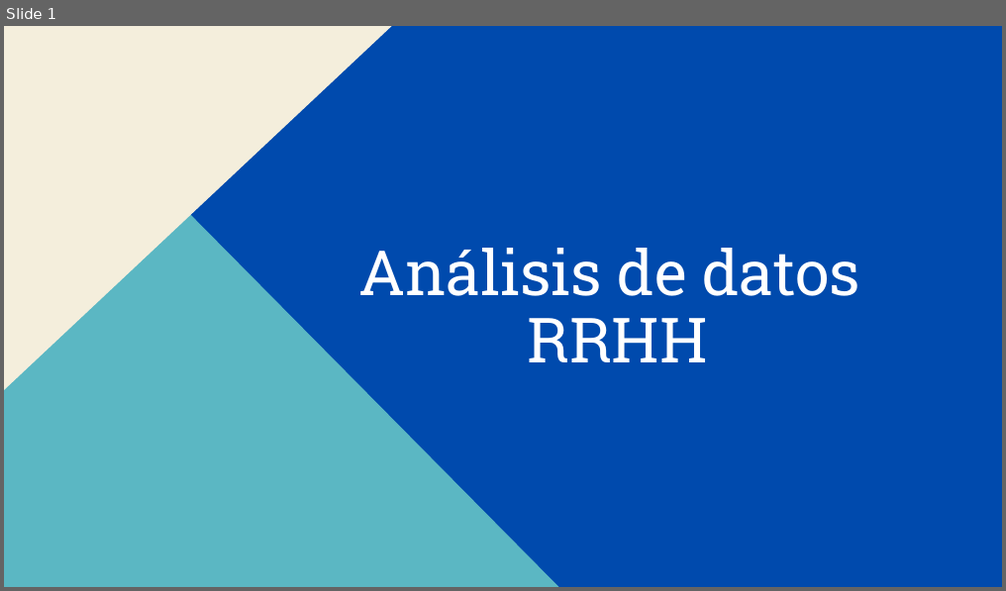
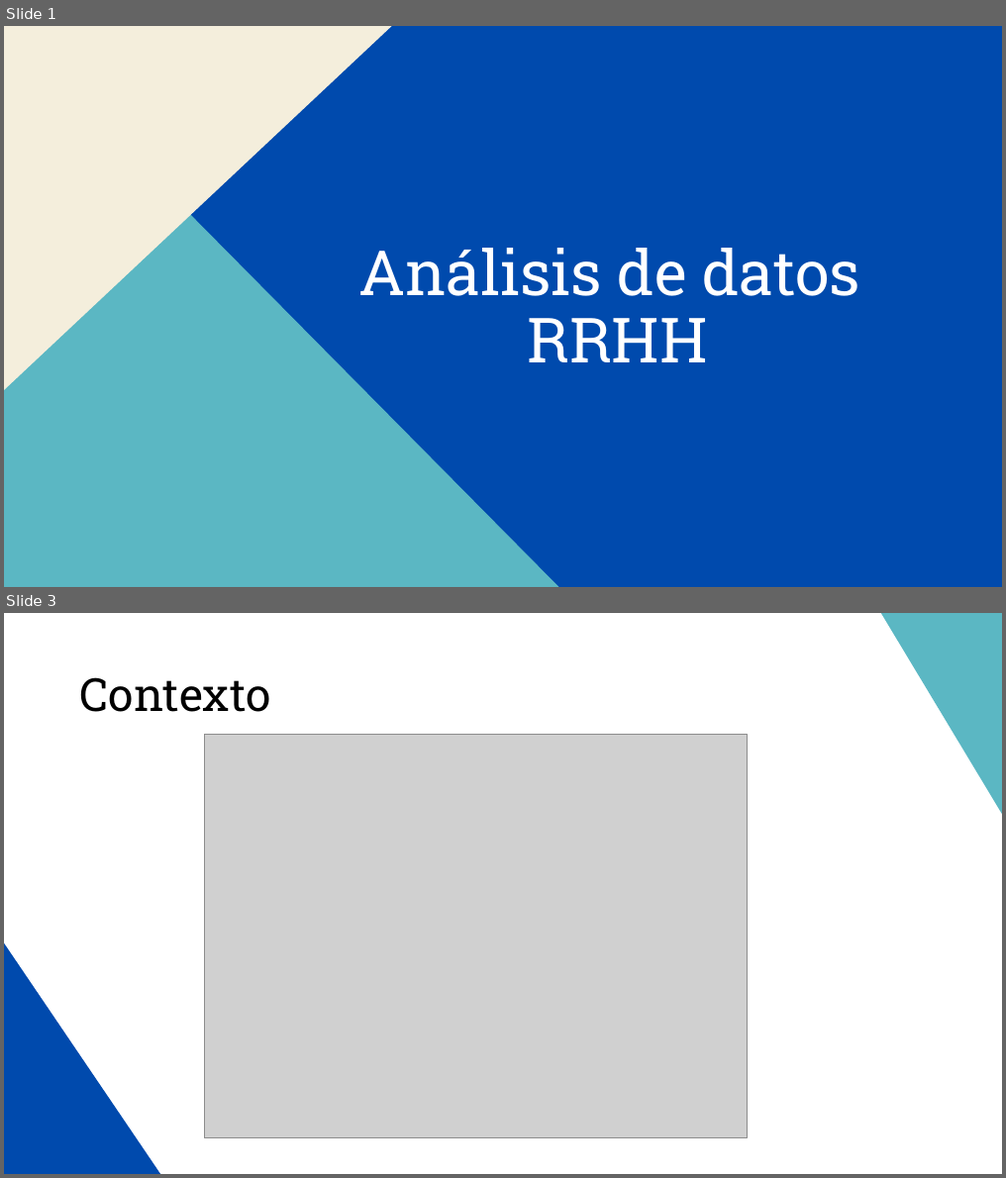
Before and after one commit to MiguelAMeloM/Miguel_DataAnalytics, a slide deck: RRHH/Data_Storytelling.pptx. Shown one above the other, each under a label of ours: slide 1 before the commit, slides 1 and 3 after it; the slides between them are not shown. The pictures are 1006x591 and 1006x1178 pixels, drawn with LibreOffice and Linux fonts; fonts in the diff are those of the drawing; grey boxes stand for pictures. Boxes give left, top, right and bottom in pixels: in the first picture for what was removed or moved away, otherwise in the second. Text is boxed around its words. In the diff, an @@ line names an element or a change of style, - is before the commit and + after.

```diff
--- a/RRHH/Data_Storytelling.pptx
+++ b/RRHH/Data_Storytelling.pptx
@@ slide 3 added at (4,613,1002,1174), background #FFFFFF @@
@@ right triangle added at (881,613,1002,814), fill #5BB7C3 @@
@@ title added at (80,677,270,712), 44 pt, text #000000 @@
+Contexto
@@ picture added at (205,735,747,1139) @@
@@ right triangle added at (4,943,160,1174), fill #004AAD @@
```
Also in this commit, not shown: 1 slide changed, 2 other slides added, 1 other file.
